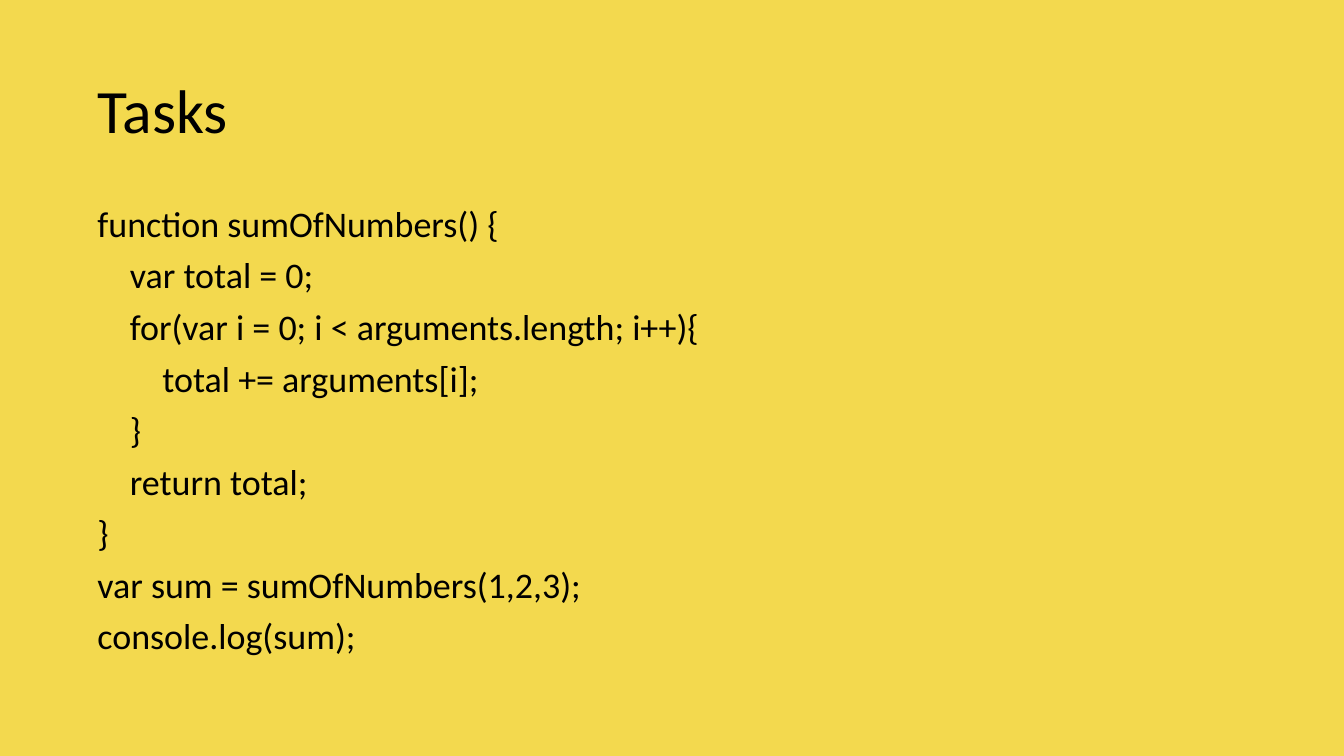
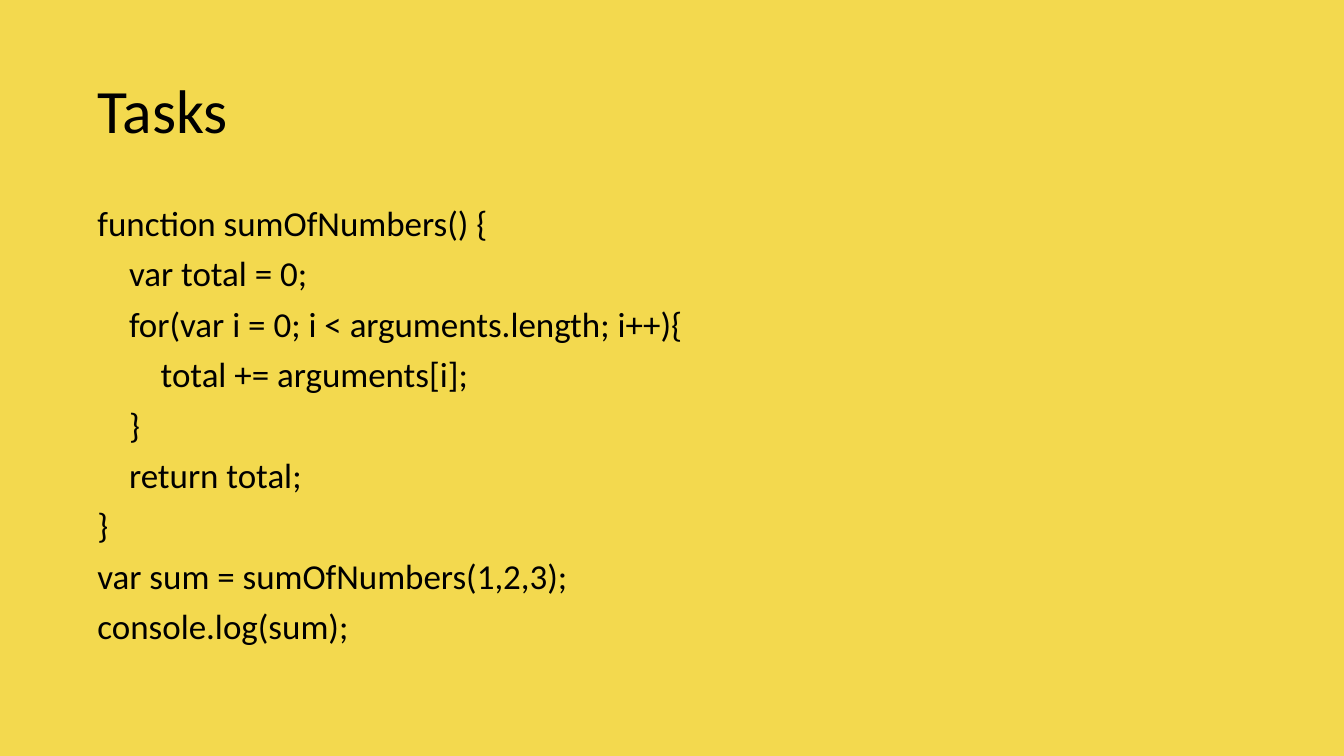
Before and after one commit to vishwanantha/javascript-101, a slide deck: slide 20 of ppt/004 - Call Apply Bind.pptx. Drawn at 1344x756 pixels with LibreOffice and Linux fonts; fonts in the diff are those of the drawing; background and template pictures are left out. Boxes give left, top, right and bottom in pixels: in the first picture for what was removed or moved away, otherwise in the second. Text is boxed around its words. In the diff, an @@ line names an element or a change of style, - is before the commit and + after.

```diff
--- a/ppt/004 - Call Apply Bind.pptx
+++ b/ppt/004 - Call Apply Bind.pptx
@@ text "function sumOfNumbers() {" at bbox=[97, 210, 683, 645]: size 25.8 to 25 pt @@
```
Also in this commit, not shown: 11 other slides changed, 1 slide added, 1 slide removed.
